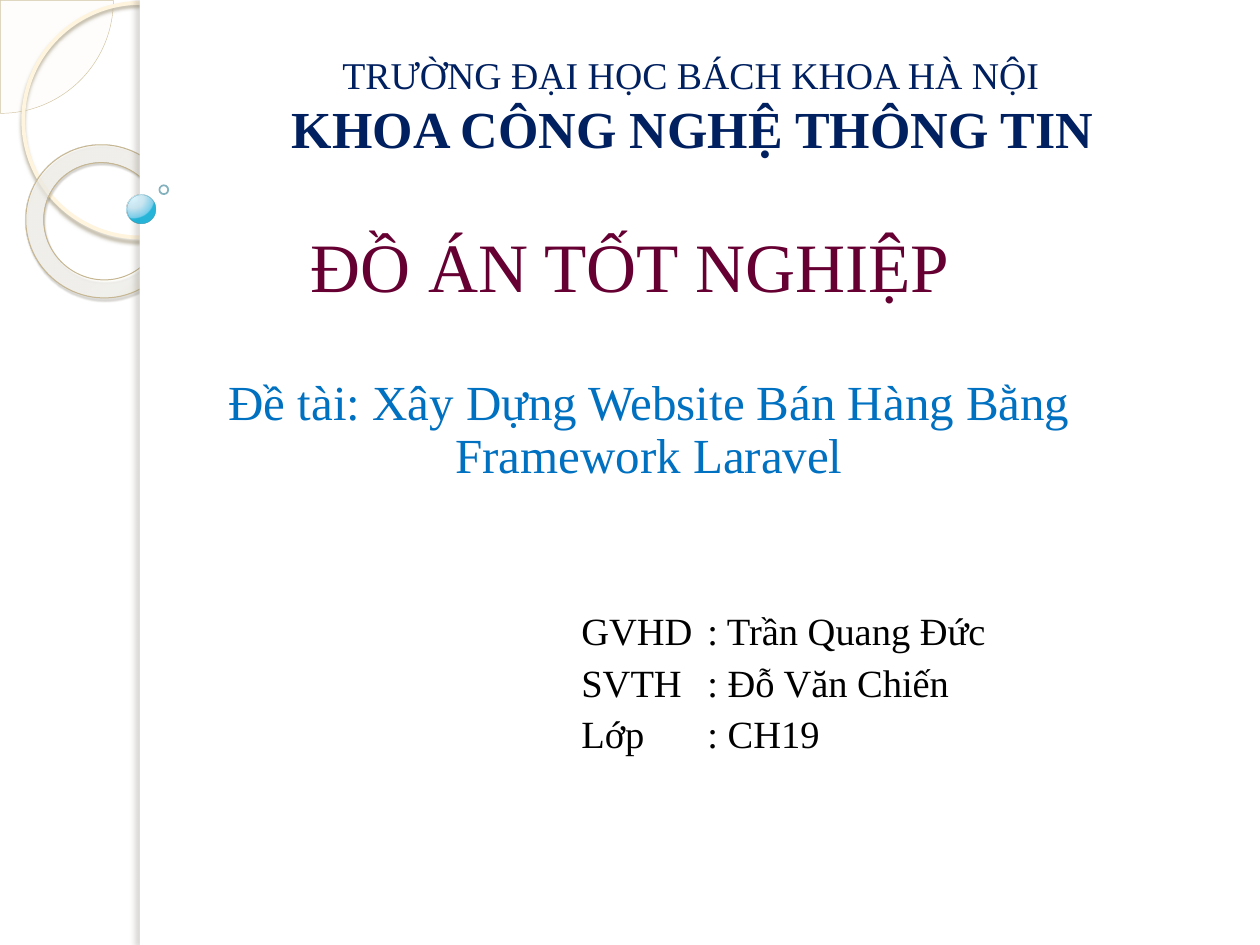
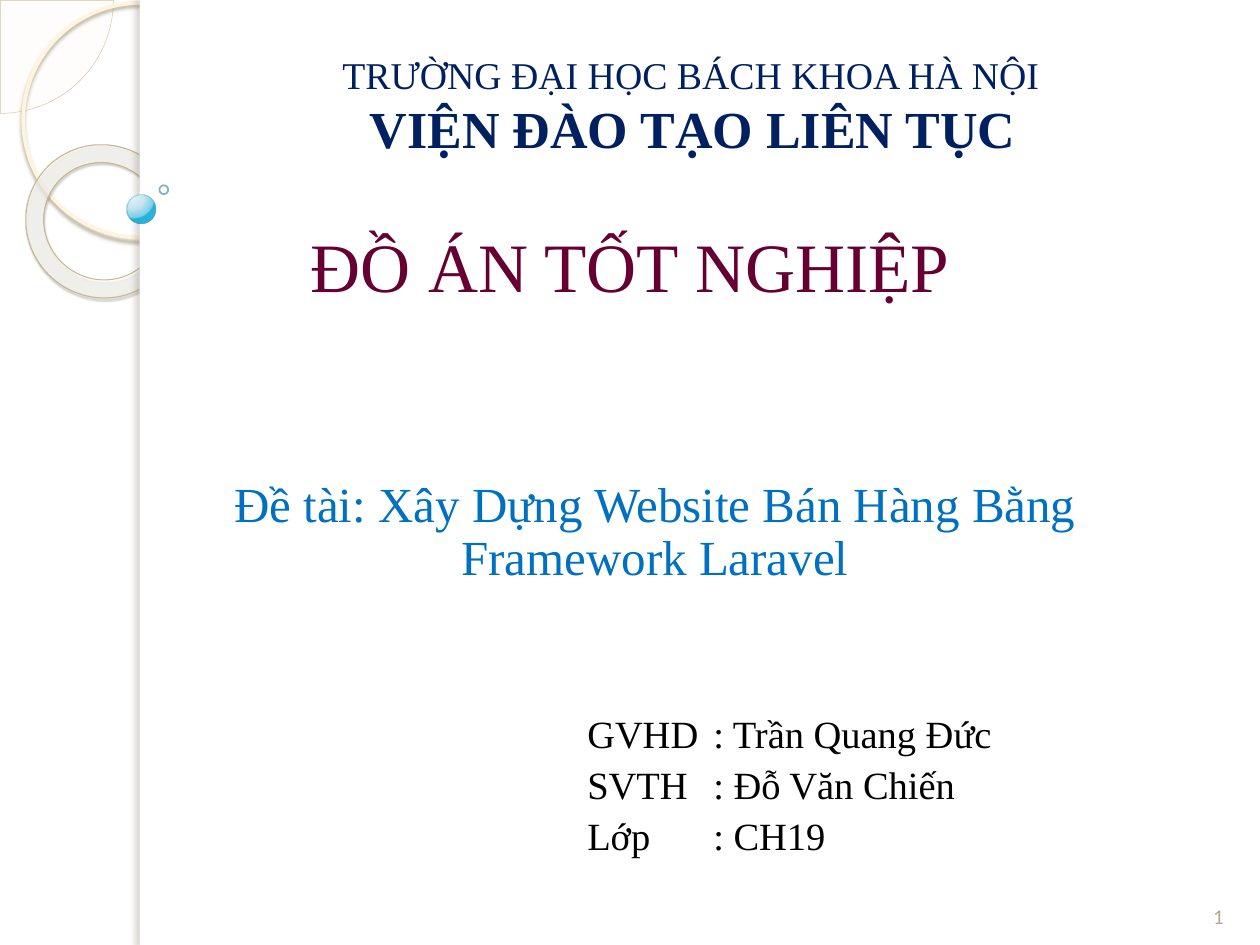
Before and after one commit to chiendv1992/webbanhang, a slide deck: slide 1 of bc/slide bv.pptx. Drawn at 1260x945 pixels with LibreOffice and Linux fonts; fonts in the diff are those of the drawing; background and template pictures are left out. Boxes give left, top, right and bottom in pixels: in the first picture for what was removed or moved away, otherwise in the second. Text is boxed around its words. In the diff, an @@ line names an element or a change of style, - is before the commit and + after.

```diff
--- a/bc/slide bv.pptx
+++ b/bc/slide bv.pptx
@@ title at <box>311,60,1039,304</box>: text changed @@
-TRƯỜNG ĐẠI HỌC BÁCH KHOA HÀ NỘI
-KHOA CÔNG NGHỆ THÔNG TIN
-ĐỒ ÁN TỐT NGHIỆP
+TRƯỜNG ĐẠI HỌC BÁCH KHOA HÀ NỘI
+VIỆN ĐÀO TẠO LIÊN TỤC
+ĐỒ ÁN TỐT NGHIỆP
@@ subtitle "Đề tài: Xây Dựng Website ...": place and size @@
-subtitle "Đề tài: Xây Dựng Website ..." at <box>228,384,1069,756</box>
+subtitle "Đề tài: Xây Dựng Website ..." at <box>234,486,1075,858</box>
@@ page number added at <box>1213,910,1224,924</box>, 12 pt, text #B6A98A @@
+1
```
Also in this commit, not shown: 13 other slides changed, 1 slide added, 12 other files.
